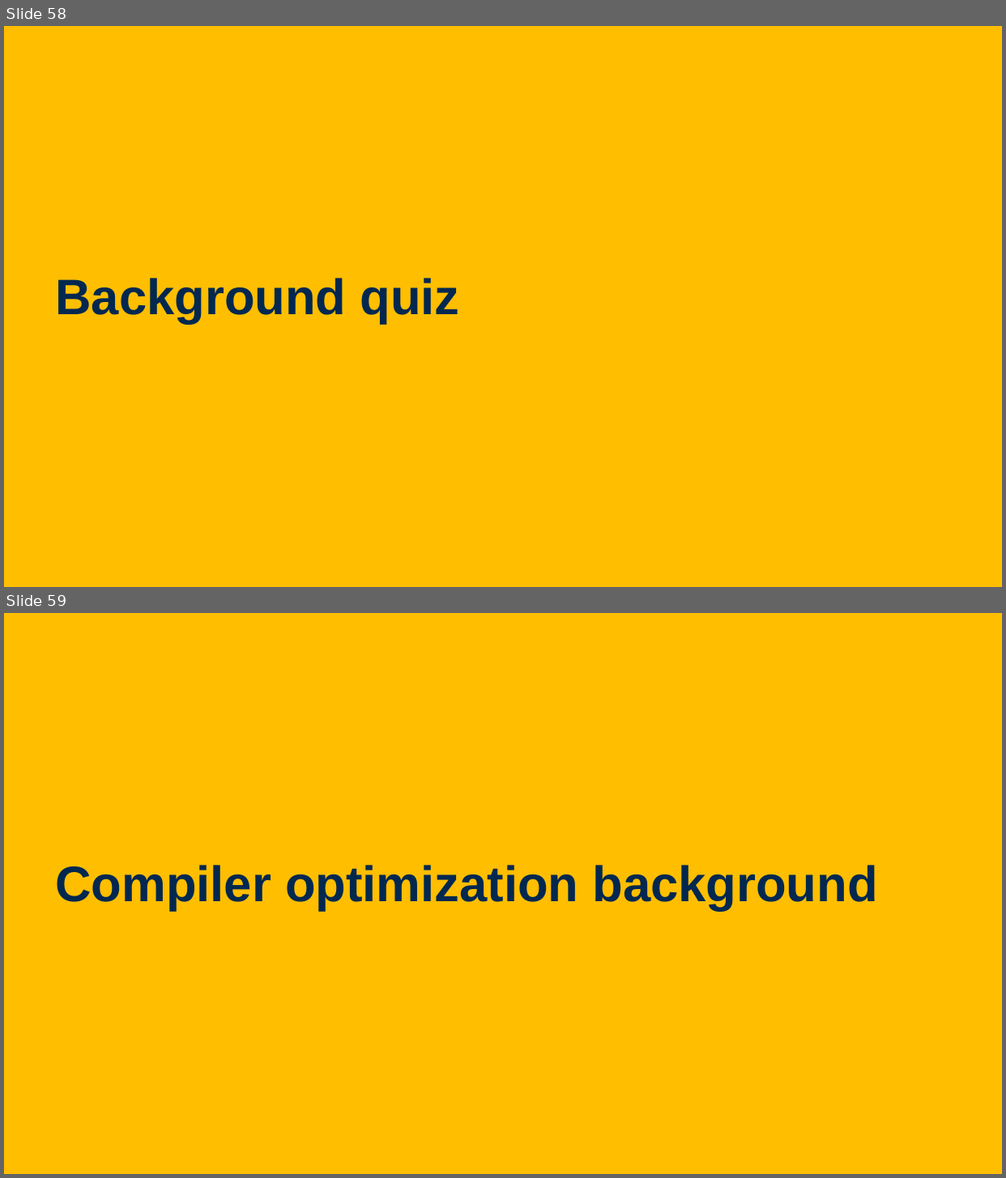
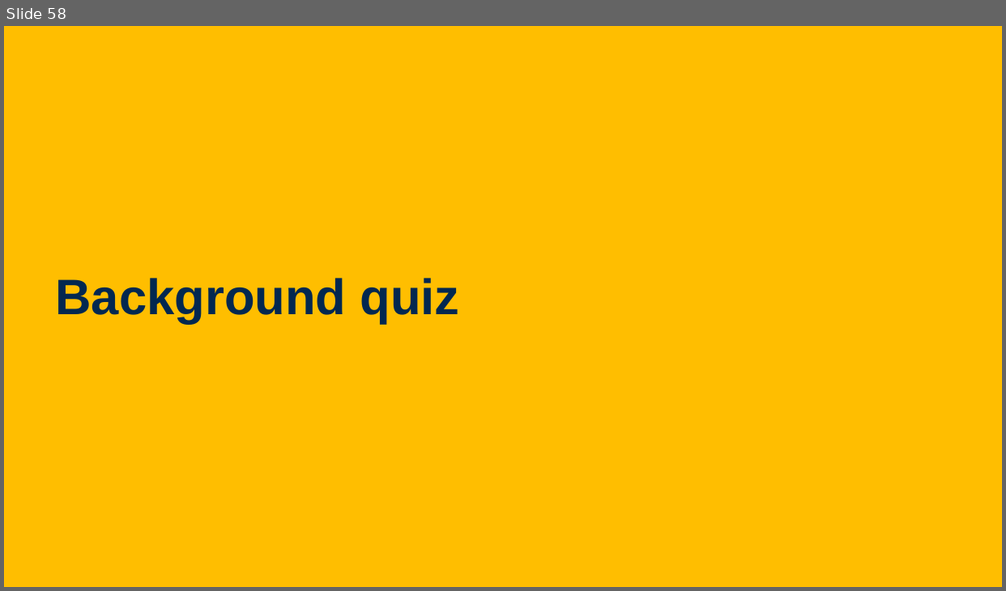
Before and after one commit to davsec-teaching/ECS289C-Spring2025, a slide deck: slides/1_logistics_compiler_intro.pptx. Shown one above the other, each under a label of ours: slides 58 and 59 before the commit, slide 58 after it. The pictures are 1006x1178 and 1006x591 pixels, drawn with LibreOffice and Linux fonts; fonts in the diff are those of the drawing; background and template pictures are left out. Boxes give left, top, right and bottom in pixels: in the first picture for what was removed or moved away, otherwise in the second. Text is boxed around its words. In the diff, an @@ line names an element or a change of style, - is before the commit and + after.

```diff
--- a/slides/1_logistics_compiler_intro.pptx
+++ b/slides/1_logistics_compiler_intro.pptx
@@ slide 59 removed at bbox=[4, 613, 1002, 1174], background picture (left out) @@
@@ text removed at bbox=[56, 865, 878, 911] @@
-Compiler optimization background
```
Also in this commit, not shown: 3 slides changed, 10 other slides removed, 1 other file.
